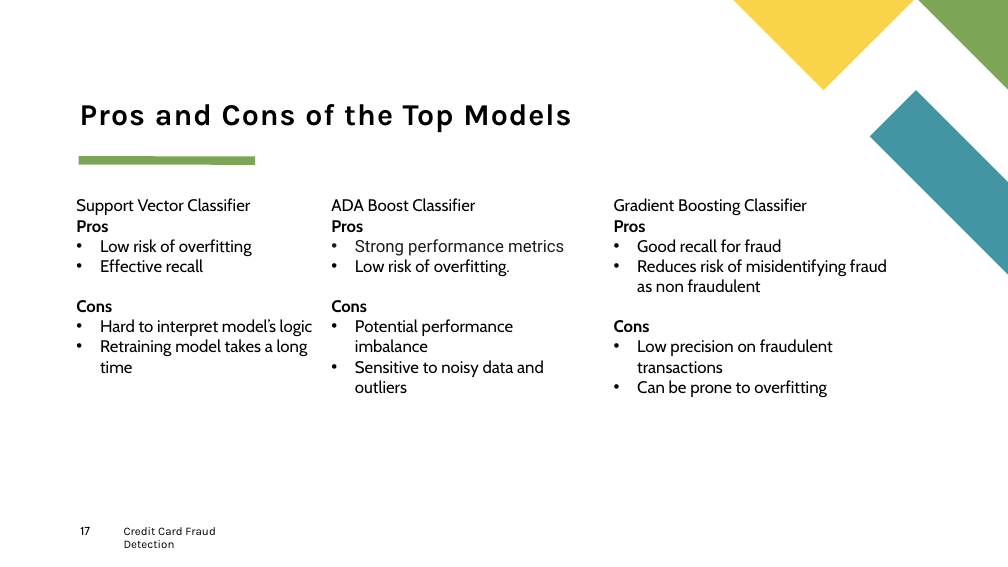
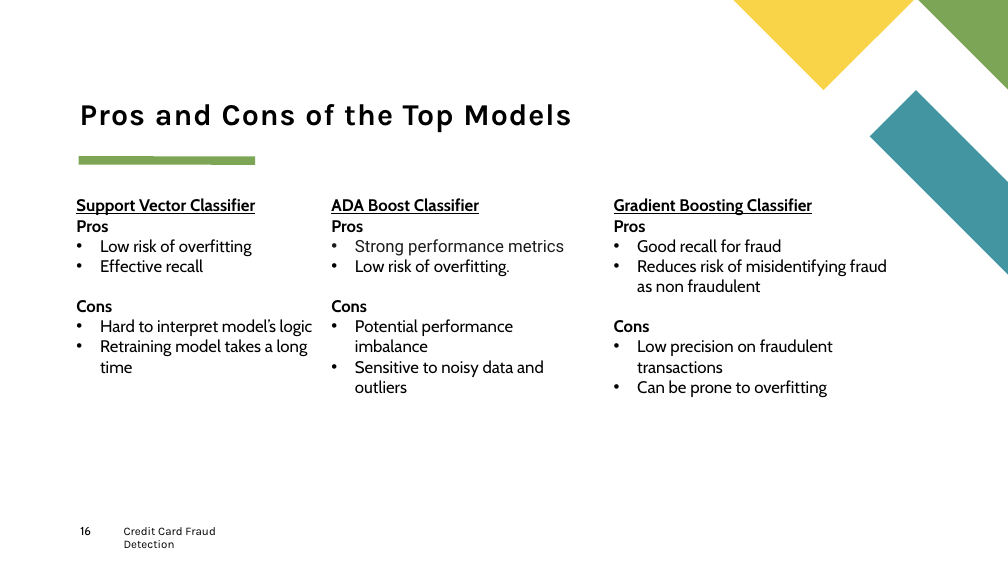
Before and after one commit to dmusili/creditcardfrauddetection, a slide deck: slide 16 of Credit Card Fraud Detection.pptx (slide 17 before the commit). Drawn at 1008x567 pixels with LibreOffice and Linux fonts; fonts in the diff are those of the drawing. Boxes give left, top, right and bottom in pixels: in the first picture for what was removed or moved away, otherwise in the second. Text is boxed around its words. In the diff, an @@ line names an element or a change of style, - is before the commit and + after.

```diff
--- a/Credit Card Fraud Detection.pptx
+++ b/Credit Card Fraud Detection.pptx
@@ text at [76, 198, 255, 215]: bold on, underline on in "Support Vector Classifier" @@
@@ text at [331, 198, 479, 214]: bold on, underline on in "ADA Boost Classifier" @@
@@ text at [614, 198, 812, 215]: bold on, underline on in "Gradient Boosting Classifier" @@
@@ page number at [80, 527, 91, 535]: text changed @@
-17
+16
```
Also in this commit, not shown: 8 other slides changed, 1 slide removed.
